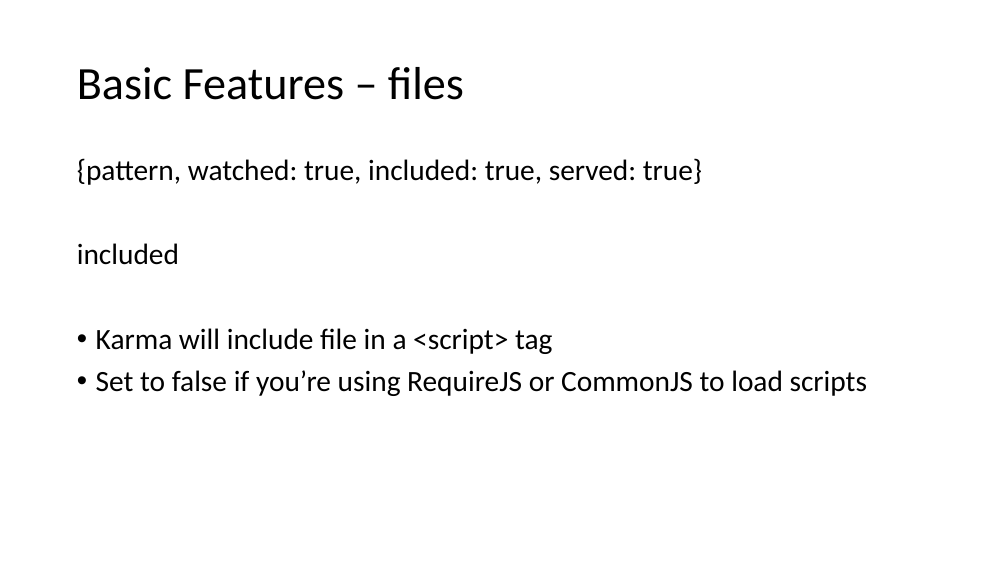
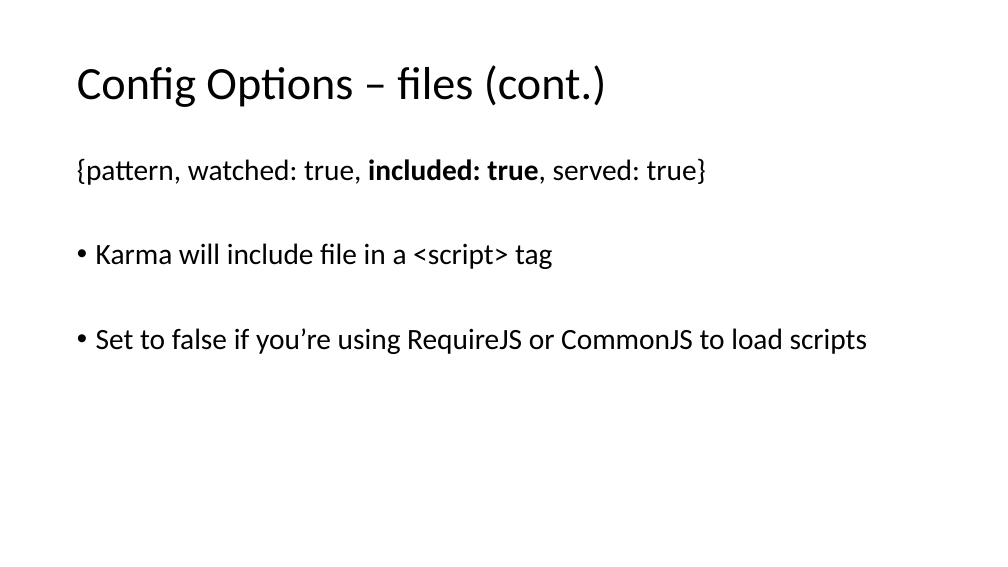
Before and after one commit to phillipskevin/karma-demo, a slide deck: slide 8 of karma-demo-slides.pptx (slide 9 before the commit). Drawn at 1008x567 pixels with LibreOffice and Linux fonts; fonts in the diff are those of the drawing. Boxes give left, top, right and bottom in pixels: in the first picture for what was removed or moved away, otherwise in the second. Text is boxed around its words. In the diff, an @@ line names an element or a change of style, - is before the commit and + after.

```diff
--- a/karma-demo-slides.pptx
+++ b/karma-demo-slides.pptx
@@ title at (77, 65, 606, 107): text changed @@
-Basic Features – files
+Config Options – files (cont.)
@@ text at (77, 158, 706, 185): bold on in "included: true," @@
@@ text at (77, 243, 179, 265): paragraph removed @@
-included
```
Also in this commit, not shown: 11 other slides changed, 1 slide added, 4 slides removed.
